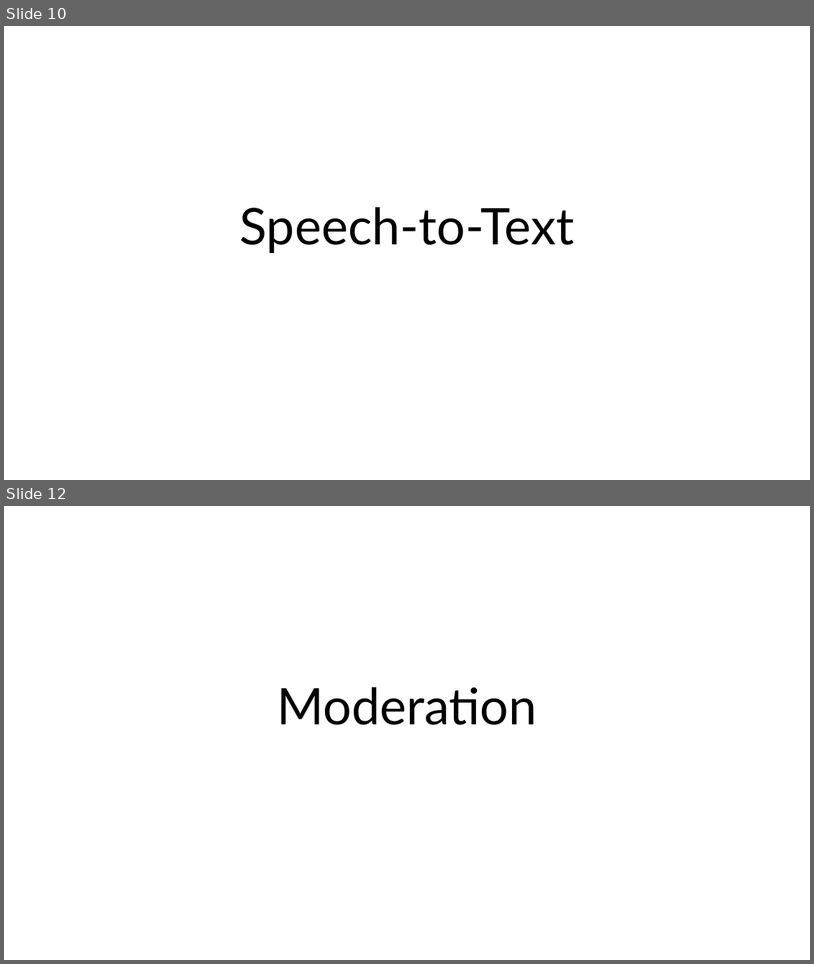
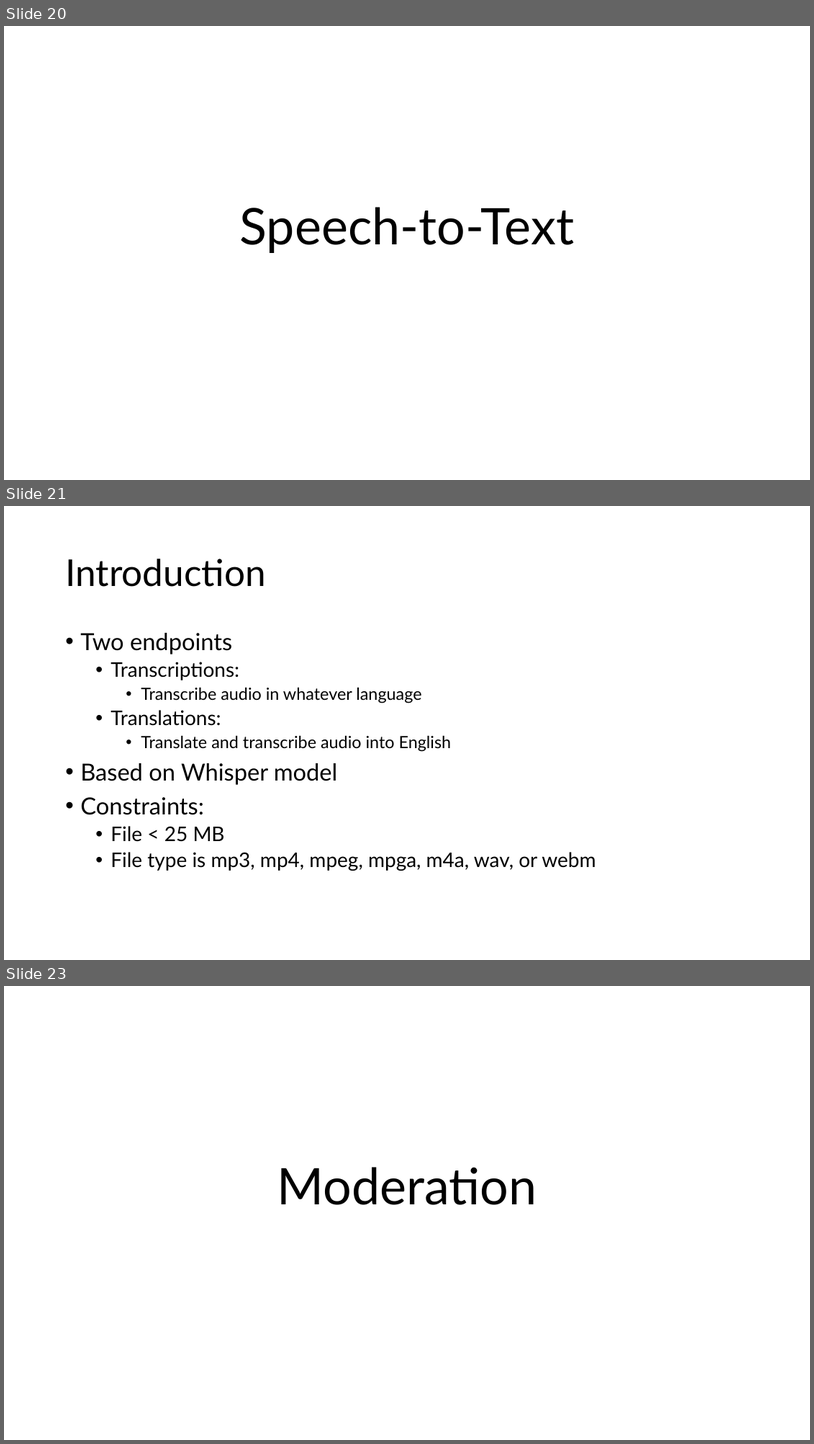
Before and after one commit to sammmmmmiller/CS584, a slide deck: cs584present.pptx. Shown one above the other, each under a label of ours: slides 10 and 12 before the commit, slides 20, 21 and 23 after it; the slides between them are not shown. The pictures are 814x964 and 814x1444 pixels, drawn with LibreOffice and Linux fonts; fonts in the diff are those of the drawing. Boxes give left, top, right and bottom in pixels: in the first picture for what was removed or moved away, otherwise in the second. Text is boxed around its words. In the diff, an @@ line names an element or a change of style, - is before the commit and + after.

```diff
--- a/cs584present.pptx
+++ b/cs584present.pptx
@@ slide 21 added at (4, 506, 810, 960), background #FFFFFF @@
@@ title added at (65, 559, 266, 587), 44 pt, text #000000 @@
+Introduction
@@ text added at (80, 633, 596, 870), 24 pt, text #000000 @@
+• Two endpoints
+  • Transcriptions:
+    • Transcribe audio in whatever language
+  • Translations:
+    • Translate and transcribe audio into English
+• Based on Whisper model
+• Constraints:
+  • File < 25 MB
+  • File type is mp3, mp4, mpeg, mpga, m4a, wav, or webm
@@ what was slide 10 is now slide 20 @@
@@ what was slide 12 is now slide 23 @@
```
Also in this commit, not shown: 4 slides changed, 14 other slides added, 4 slides removed, 2 other files.
